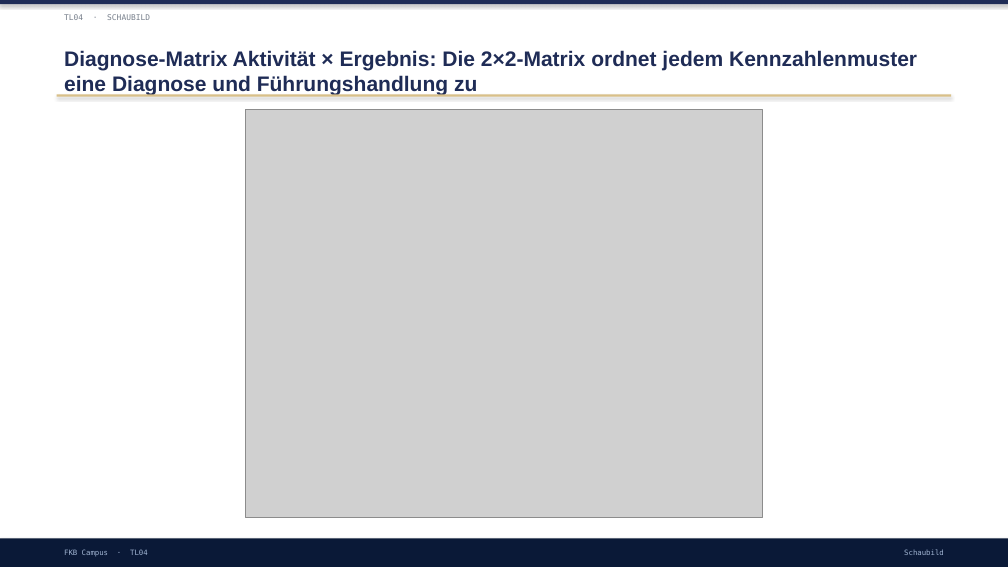
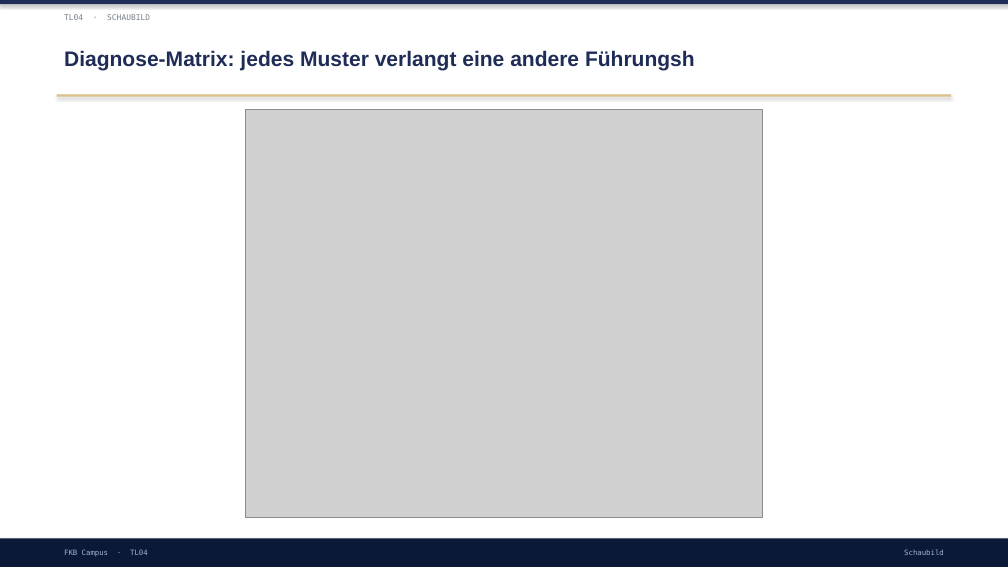
Before and after one commit to ck5rqc47pr-byte/firmenkundenakademie-online, a slide deck: slide 10 of protected-downloads/praesentation/TL04.pptx (slide 7 before the commit). Drawn at 1008x567 pixels with LibreOffice and Linux fonts; fonts in the diff are those of the drawing; grey boxes stand for pictures. Boxes give left, top, right and bottom in pixels: in the first picture for what was removed or moved away, otherwise in the second. Text is boxed around its words. In the diff, an @@ line names an element or a change of style, - is before the commit and + after.

```diff
--- a/protected-downloads/praesentation/TL04.pptx
+++ b/protected-downloads/praesentation/TL04.pptx
@@ text at (x1=64, y1=50, x2=695, y2=70): text changed @@
-Diagnose-Matrix Aktivität × Ergebnis: Die 2×2-Matrix ordnet jedem Kennzahlenmuster eine Diagnose und Führungshandlung zu
+Diagnose-Matrix: jedes Muster verlangt eine andere Führungsh
```
Also in this commit, not shown: 4 other slides changed, 14 slides added, 3 slides removed, 4 other files.
